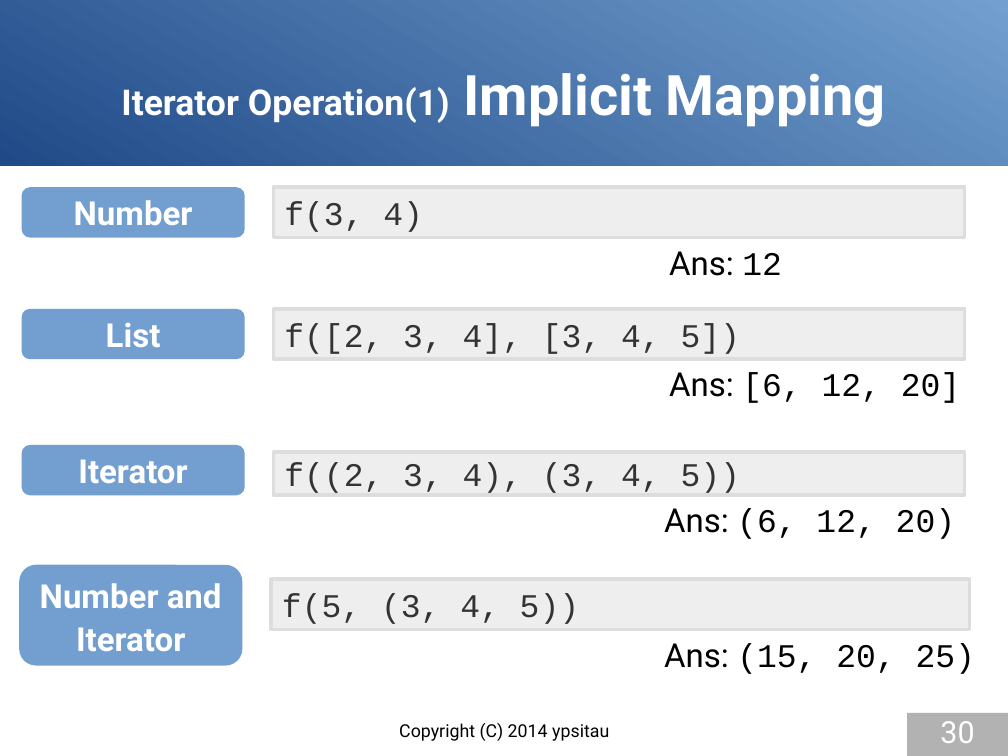
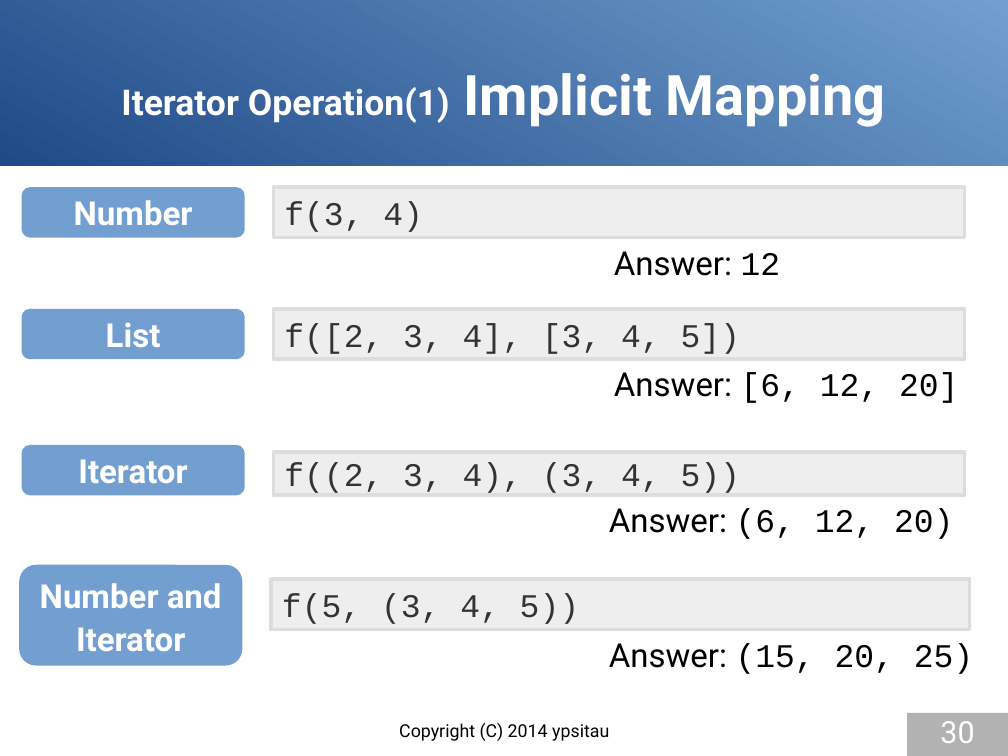
Before and after one commit to gura-lang/gura-doc, a slide deck: slide 30 of presentation/gura-introduction-e.odp. Drawn at 1008x756 pixels with LibreOffice and Linux fonts; fonts in the diff are those of the drawing. Boxes give left, top, right and bottom in pixels: in the first picture for what was removed or moved away, otherwise in the second. Text is boxed around its words. In the diff, an @@ line names an element or a change of style, - is before the commit and + after.

```diff
--- a/presentation/gura-introduction-e.odp
+++ b/presentation/gura-introduction-e.odp
@@ text at <box>614,251,781,276</box>: text changed @@
-Ans: 12
+Answer: 12
@@ text at <box>614,372,958,403</box>: text changed @@
-Ans: [6, 12, 20]
+Answer: [6, 12, 20]
@@ text at <box>609,508,953,539</box>: text changed @@
-Ans: (6, 12, 20)
+Answer: (6, 12, 20)
@@ text at <box>609,643,973,674</box>: text changed @@
-Ans: (15, 20, 25)
+Answer: (15, 20, 25)
```
Also in this commit, not shown: 12 other slides changed, 5 slides added, 5 slides removed.
